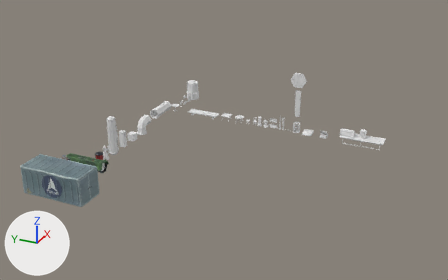
Renders of the Blender file Assets/Models/Enviroment/EnvironmentProps.blend from each side of a commit.
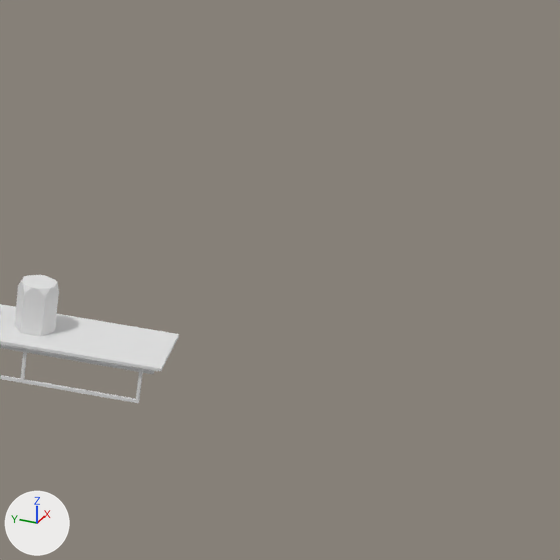
Each version appears first whole from a 50 mm camera at (-72.6, -62.7, 51.7) aimed at (21.6, -20.3, 4.5), and next in a close-up on the part from 80% to 100% of the width and 30% to 63% of the height. The lights are fixed; the arrows at lower left show +X, +Y and +Z.

Objects in the first close-up: 'BigAhhTable', 'DisplayThingy'.
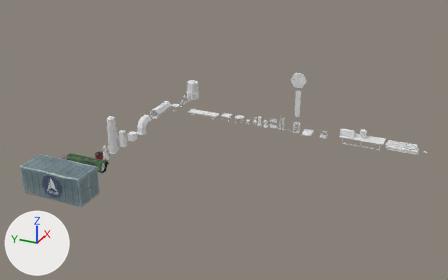
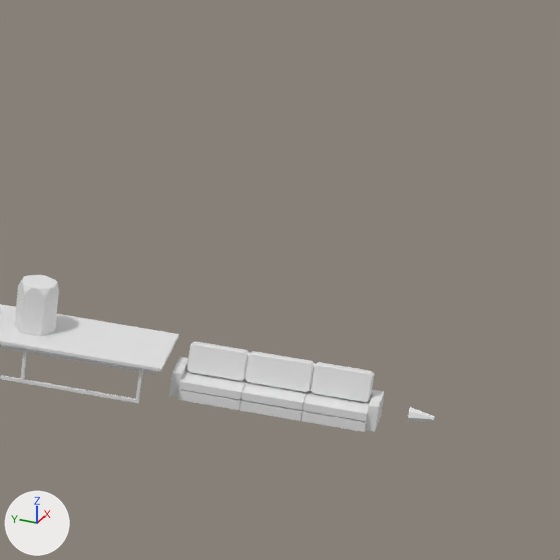
What differs and where, as boxes (x1, y1, x2, y2) in the close-ups (560 x 560 px):
'Sofa', added
    after: (169, 341, 384, 432)
'FuniCylinder', added
    after: (407, 407, 435, 422)

Diff of the bpy script that builds the scene:
```diff
--- a/Assets/Models/Enviroment/EnvironmentProps.blend.py
+++ b/Assets/Models/Enviroment/EnvironmentProps.blend.py
@@ mat_sofamat @@
+mat_sofamat = principled_material('SofaMat')
+mat_sofamat.base_color = (0.8, 0.8, 0.8)  # white #e7e7e7
@@ me_cylinder_028 @@
+me_cylinder_028.from_pydata([(0.0, 0.75, -0.25), (0.0, 0.0, -0.075), (-0.177, 0.75, -0.177), (-0.053, 0.0, -0.053), (-0.25, 0.75, 0.0), (-0.075, 0.0, 0.0), (-0.177, 0.75, 0.177), (-0.053, 0.0, 0.053), (0.0, 0.75, 0.25), (0.0, 0.0, 0.075), (0.177, 0.75, 0.177), (0.053, 0.0, 0.053), (0.25, 0.75, 0.0), (0.075, 0.0, 0.0), (0.177, 0.75, -0.177), (0.053, 0.0, -0.053)], [], [(0, 1, 3, 2), (2, 3, 5, 4), (4, 5, 7, 6), (6, 7, 9, 8), (8, 9, 11, 10), (10, 11, 13, 12), (3, 1, 15, 13, 11, 9, 7, 5), (12, 13, 15, 14), (14, 15, 1, 0)])
@@ me_cube_022 @@
+me_cube_022.from_pydata(...)  # 232 vertices, 210 faces; spans x -0.71..0.71, y -3.15..3.15, z 0.0..1.6
+me_cube_022.materials.append(mat_sofamat)  # white #e7e7e7
@@ ob_funicylinder @@
+ob_funicylinder = bpy.data.objects.new('FuniCylinder', me_cylinder_028)
+ob_funicylinder.location = (40.59, -54.25, 0.37)
@@ ob_sofa @@
+ob_sofa = bpy.data.objects.new('Sofa', me_cube_022)
+ob_sofa.location = (40.25, -49.5, 0.0)
```
